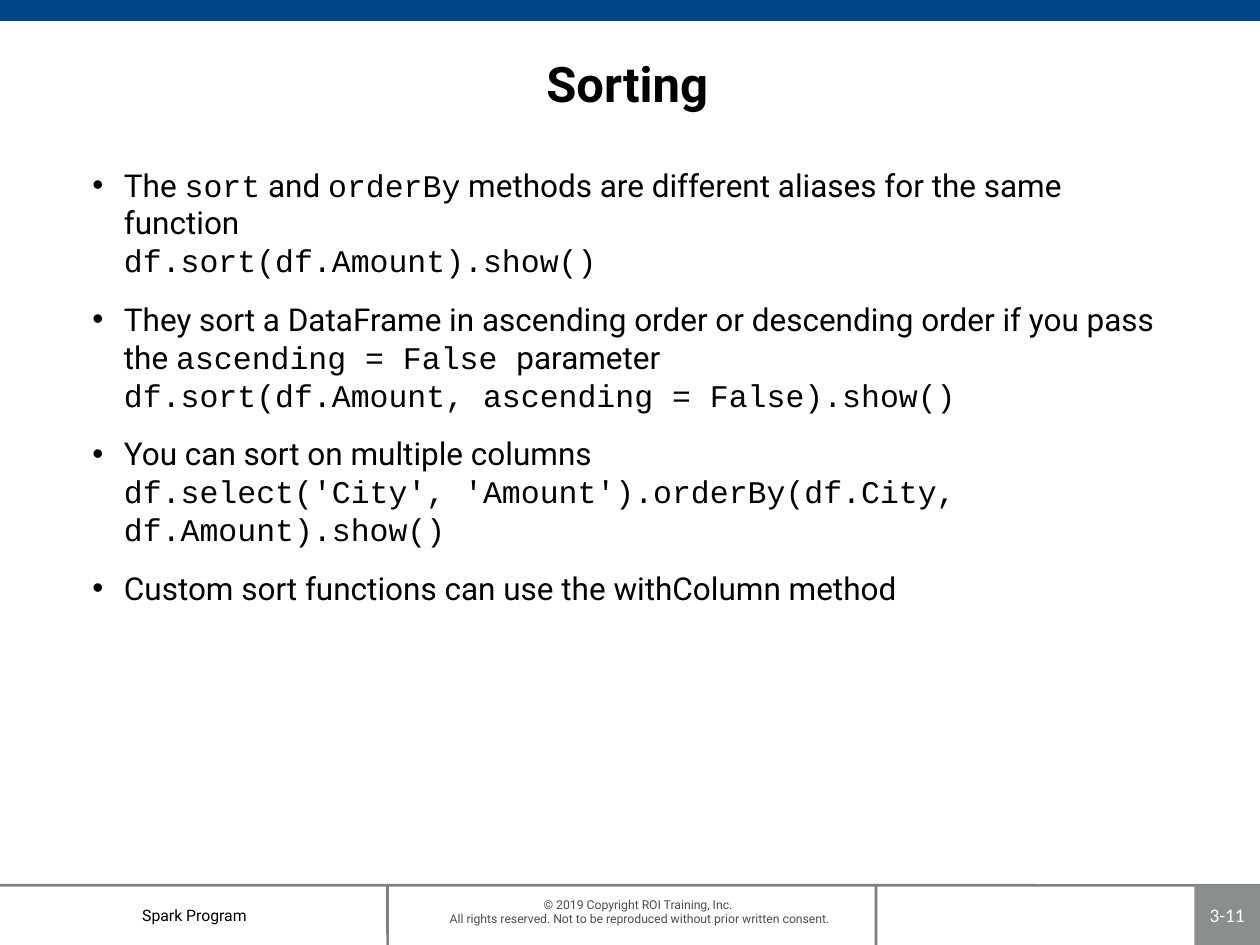
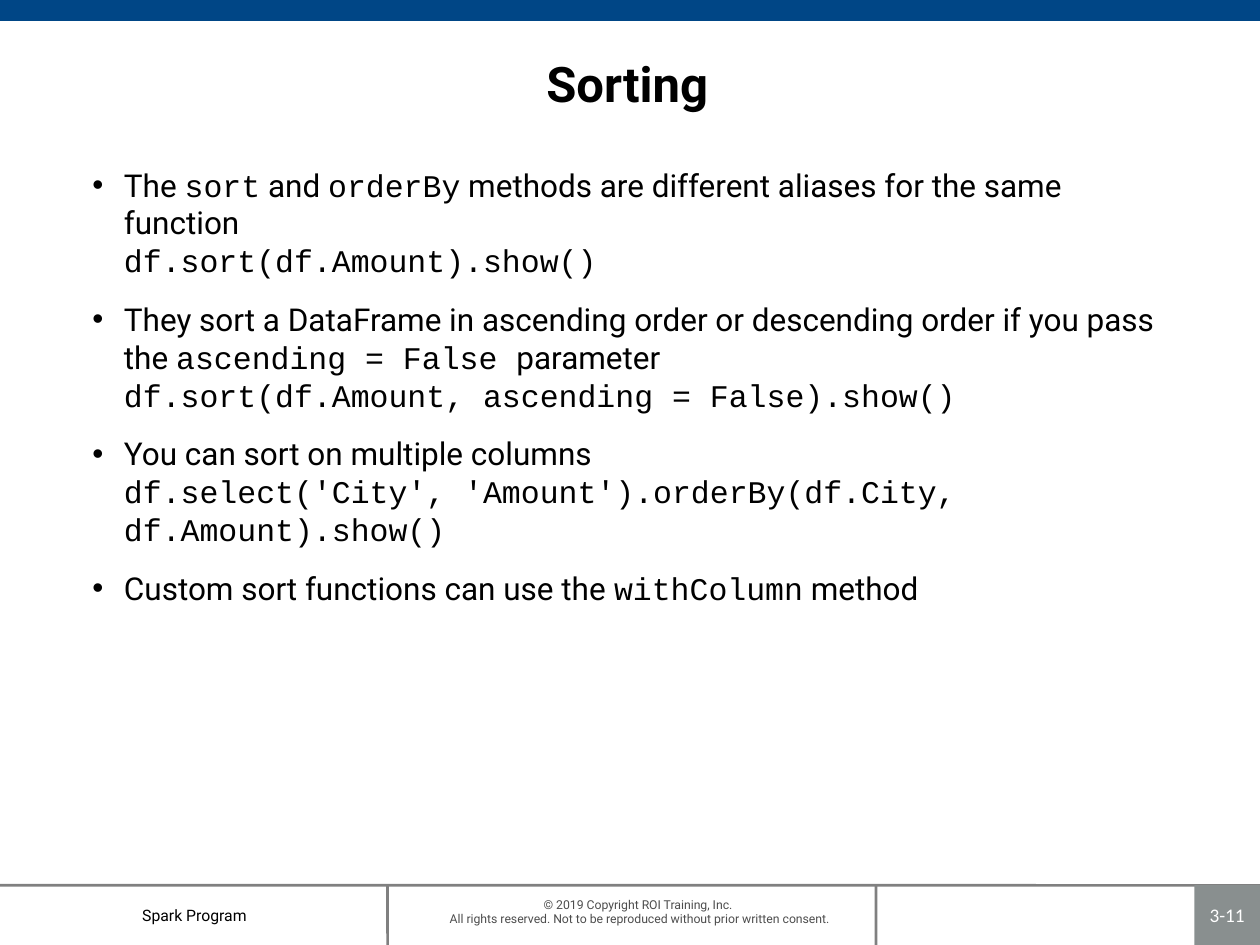
Before and after one commit to roitraining/SparkProgram, a slide deck: slide 11 of Day2/Ch03_DataFrames.pptx. Drawn at 1260x945 pixels with LibreOffice and Linux fonts; fonts in the diff are those of the drawing; background and template pictures are left out. Boxes give left, top, right and bottom in pixels: in the first picture for what was removed or moved away, otherwise in the second. Text is boxed around its words. In the diff, an @@ line names an element or a change of style, - is before the commit and + after.

```diff
--- a/Day2/Ch03_DataFrames.pptx
+++ b/Day2/Ch03_DataFrames.pptx
@@ text at (x1=124, y1=576, x2=919, y2=601): font Roboto to Courier New in "withColumn" @@
```
Also in this commit, not shown: 13 other slides changed, 1 other file.
